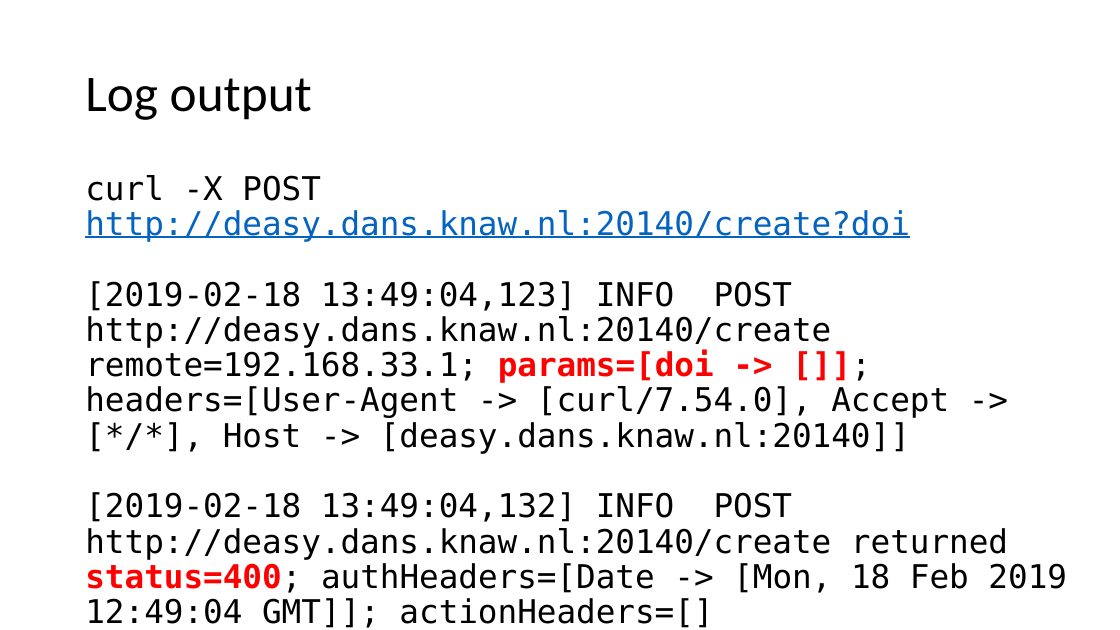
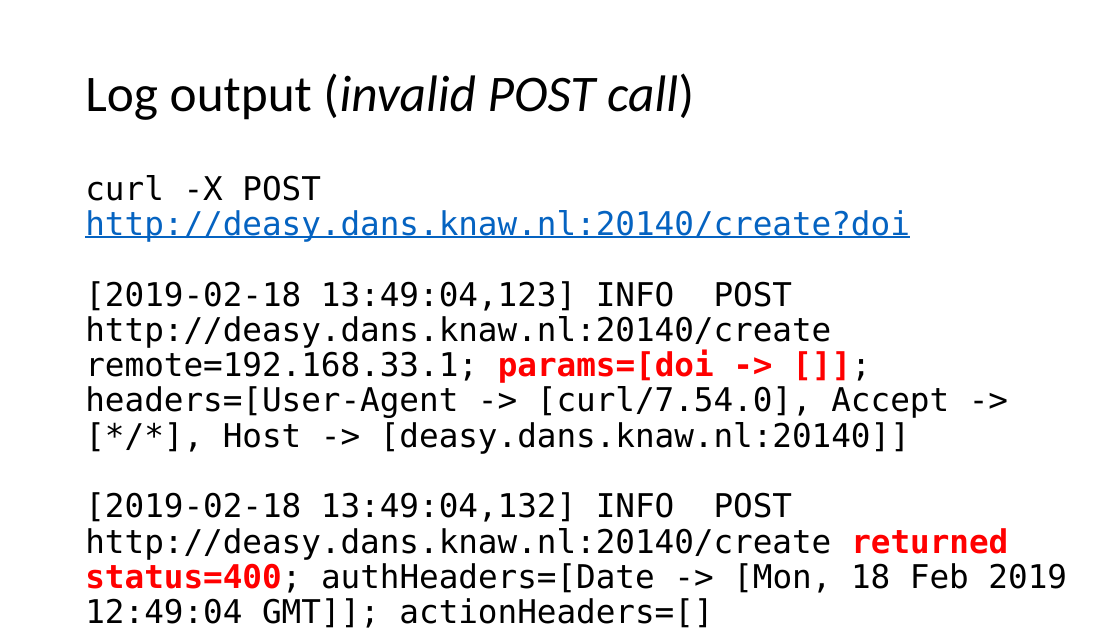
Before and after one commit to DANS-KNAW/course-scalatra-servlet-logging, a slide deck: slide 4 of Presentation.pptx. Drawn at 1120x630 pixels with LibreOffice and Linux fonts; fonts in the diff are those of the drawing. Boxes give left, top, right and bottom in pixels: in the first picture for what was removed or moved away, otherwise in the second. Text is boxed around its words. In the diff, an @@ line names an element or a change of style, - is before the commit and + after.

```diff
--- a/Presentation.pptx
+++ b/Presentation.pptx
@@ title at (x1=85, y1=73, x2=694, y2=120): text changed; italic on @@
-Log output
+Log output (invalid POST call)
@@ text "curl -X POST http://deasy.dans.knaw.nl:20140/create?doi [201 ..." at (x1=85, y1=175, x2=1067, y2=628): text colour #000000 to #FF0000, bold on in "returned" @@
```
Also in this commit, not shown: 8 other slides changed, 2 slides added, 1 other file.
